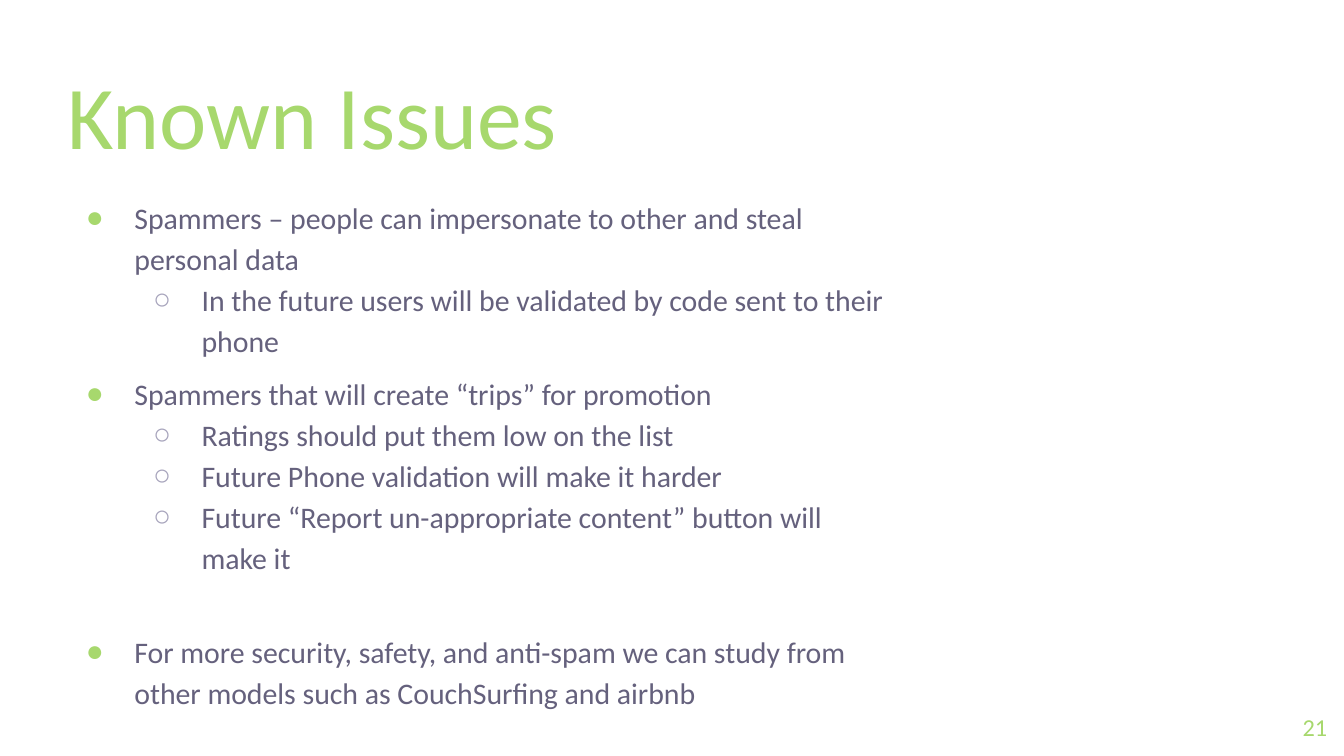
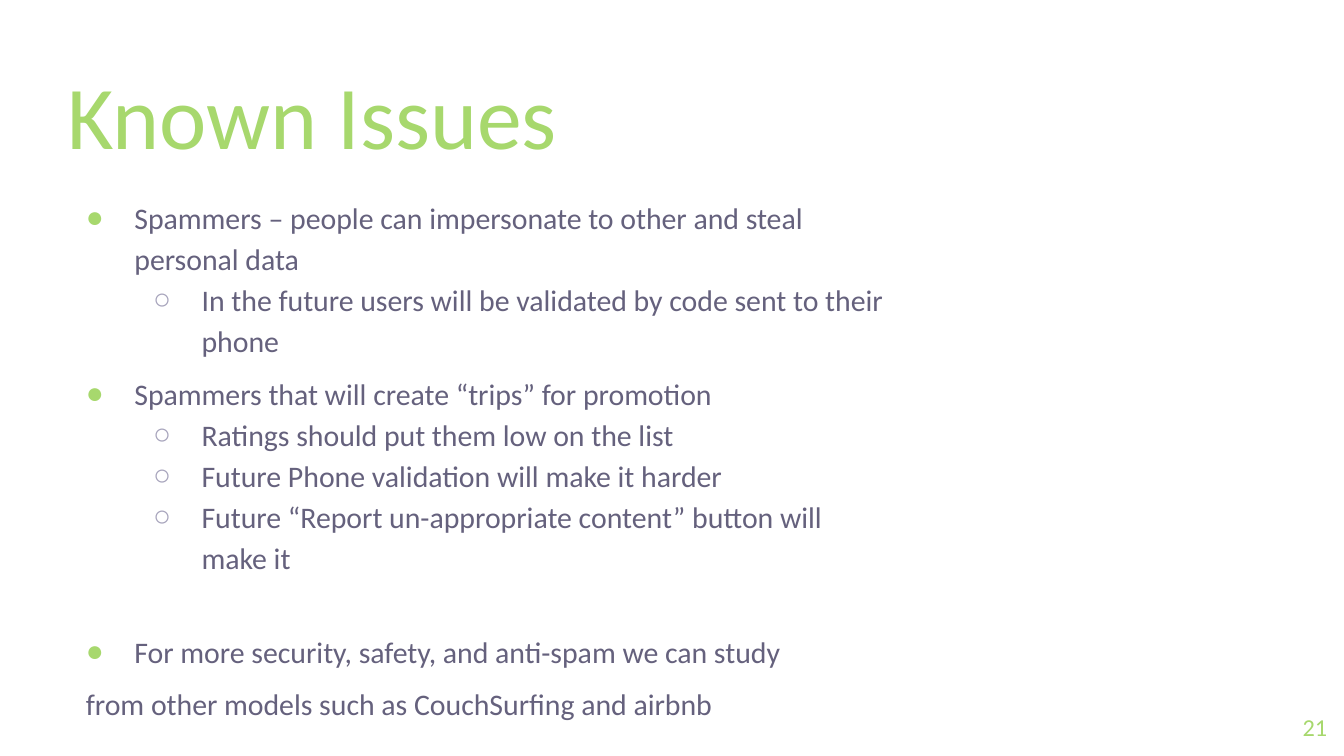
Before and after one commit to keremg/outsurfing, a slide deck: slide 21 of documents/Presentation_new.pptx. Drawn at 1344x756 pixels with LibreOffice and Linux fonts; fonts in the diff are those of the drawing; background and template pictures are left out. Boxes give left, top, right and bottom in pixels: in the first picture for what was removed or moved away, otherwise in the second. Text is boxed around its words. In the diff, an @@ line names an element or a change of style, - is before the commit and + after.

Commit message:
some ppt

```diff
--- a/documents/Presentation_new.pptx
+++ b/documents/Presentation_new.pptx
@@ text at <box>86,642,780,720</box>: text changed @@
-● For more security, safety, and anti-spam we can study from other models such as CouchSurfing and airbnb
+● For more security, safety, and anti-spam we can study
+from other models such as CouchSurfing and airbnb
```
Also in this commit, not shown: 1 other slide changed.
